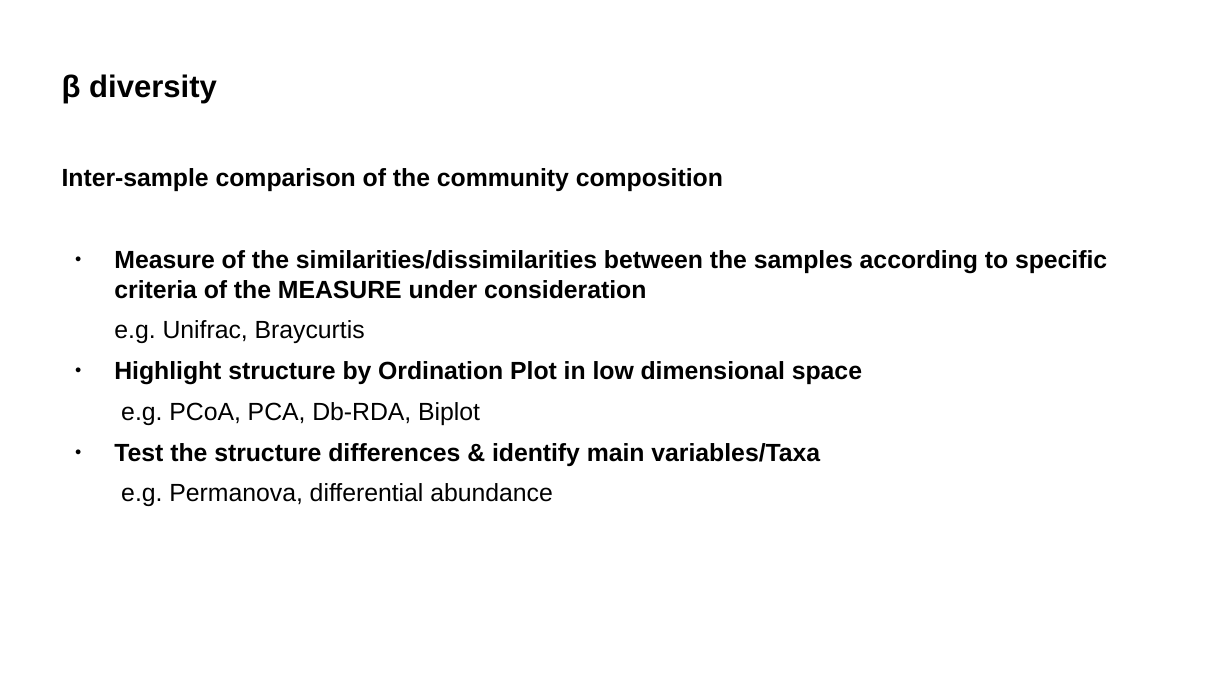
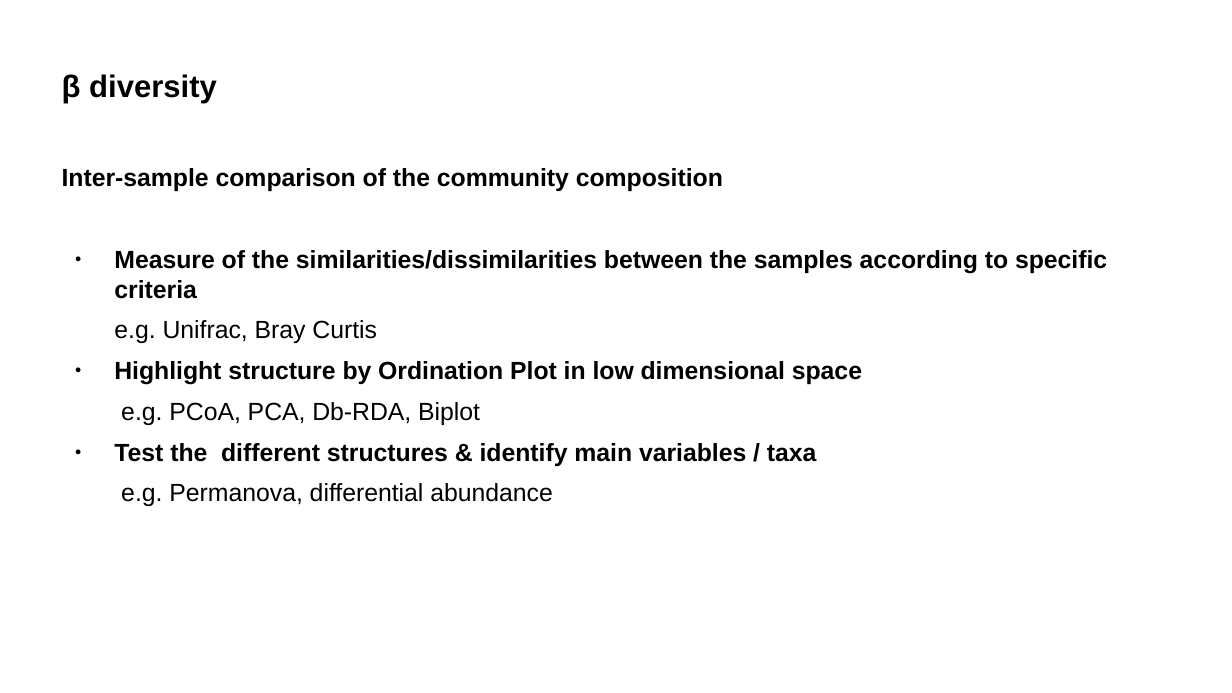
Before and after one commit to vincentmanz/Metagenomics_2024, a slide deck: slide 19 of Day_2/diversity indices.odp (slide 17 before the commit). Drawn at 1232x693 pixels with LibreOffice and Linux fonts; fonts in the diff are those of the drawing. Boxes give left, top, right and bottom in pixels: in the first picture for what was removed or moved away, otherwise in the second. Text is boxed around its words. In the diff, an @@ line names an element or a change of style, - is before the commit and + after.

Commit message:
talk

```diff
--- a/Day_2/diversity indices.odp
+++ b/Day_2/diversity indices.odp
@@ text at box(114, 250, 1107, 343): text changed @@
-● Measure of the similarities/dissimilarities between the samples according to specific criteria of the MEASURE under consideration
-e.g. Unifrac, Braycurtis
+● Measure of the similarities/dissimilarities between the samples according to specific criteria
+e.g. Unifrac, Bray Curtis
@@ text at box(114, 443, 817, 466): text changed @@
-● Test the structure differences & identify main variables/Taxa
+● Test the different structures & identify main variables / taxa
```
Also in this commit, not shown: 8 other slides changed, 18 slides added, 7 slides removed, 1 other file.
